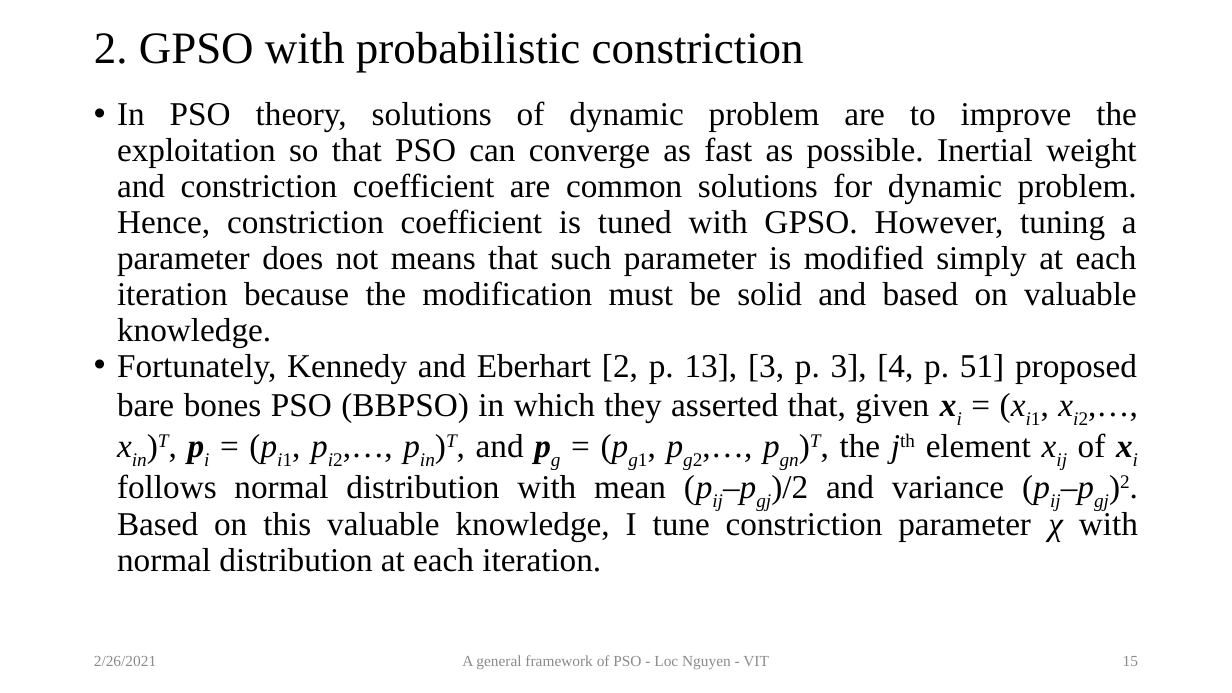
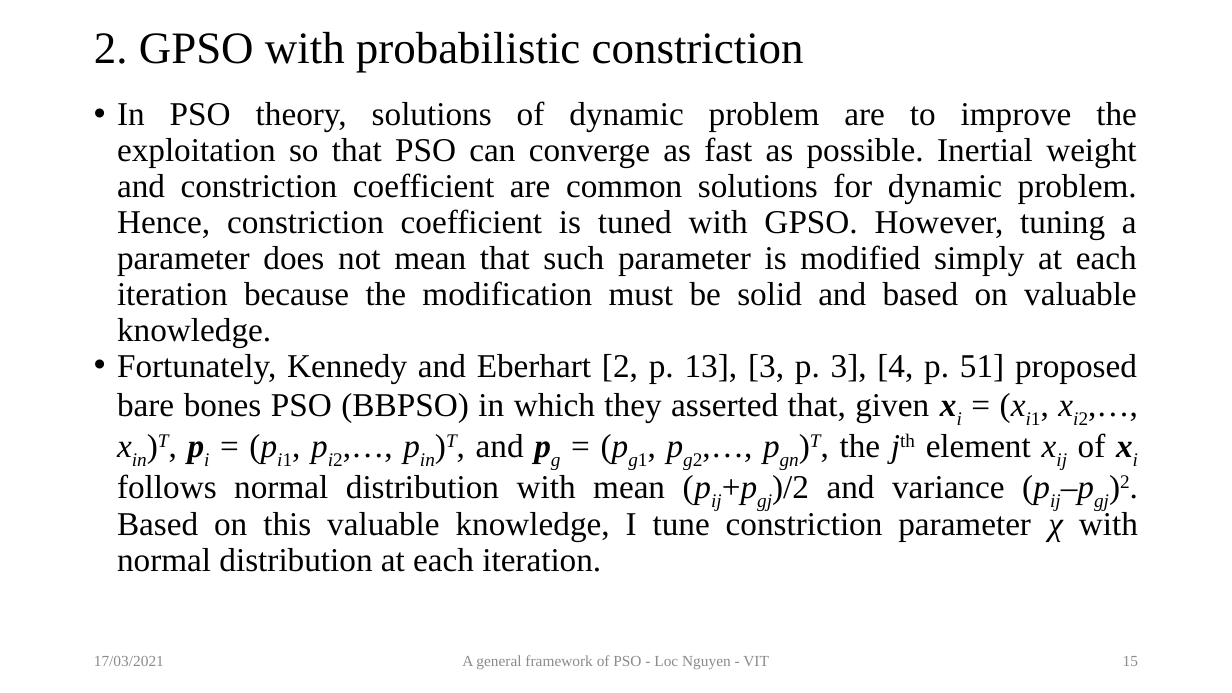
Before and after one commit to locnguyenacademic/sim, a slide deck: slide 15 of 2_design/pso/GeneralPSO.pptx. Drawn at 1232x693 pixels with LibreOffice and Linux fonts; fonts in the diff are those of the drawing. Boxes give left, top, right and bottom in pixels: in the first picture for what was removed or moved away, otherwise in the second. Text is boxed around its words. In the diff, an @@ line names an element or a change of style, - is before the commit and + after.

```diff
--- a/2_design/pso/GeneralPSO.pptx
+++ b/2_design/pso/GeneralPSO.pptx
@@ text at (117,101,1138,572): text changed @@
-• In PSO theory, solutions of dynamic problem are to improve the exploitation so that PSO can converge as fast as possible. Inertial weight and constriction coefficient are common solutions for dynamic problem. Hence, constriction coefficient is tuned with GPSO. However, tuning a parameter does not means that such parameter is modified simply at each iteration because the modification must be solid and based on valuable knowledge.
-• Fortunately, Kennedy and Eberhart [2, p. 13], [3, p. 3], [4, p. 51] proposed bare bones PSO (BBPSO) in which they asserted that, given xi = (xi1, xi2,…, xin)T, pi = (pi1, pi2,…, pin)T, and pg = (pg1, pg2,…, pgn)T, the jth element xij of xi follows normal distribution with mean (pij–pgj)/2 and variance (pij–pgj)2. Based on this valuable knowledge, I tune constriction parameter χ with normal distribution at each iteration.
+• In PSO theory, solutions of dynamic problem are to improve the exploitation so that PSO can converge as fast as possible. Inertial weight and constriction coefficient are common solutions for dynamic problem. Hence, constriction coefficient is tuned with GPSO. However, tuning a parameter does not mean that such parameter is modified simply at each iteration because the modification must be solid and based on valuable knowledge.
+• Fortunately, Kennedy and Eberhart [2, p. 13], [3, p. 3], [4, p. 51] proposed bare bones PSO (BBPSO) in which they asserted that, given xi = (xi1, xi2,…, xin)T, pi = (pi1, pi2,…, pin)T, and pg = (pg1, pg2,…, pgn)T, the jth element xij of xi follows normal distribution with mean (pij+pgj)/2 and variance (pij–pgj)2. Based on this valuable knowledge, I tune constriction parameter χ with normal distribution at each iteration.
@@ text at (94,656,164,666): text changed @@
-2/26/2021
+17/03/2021
```
Also in this commit, not shown: 21 other slides changed, 1 other file.
